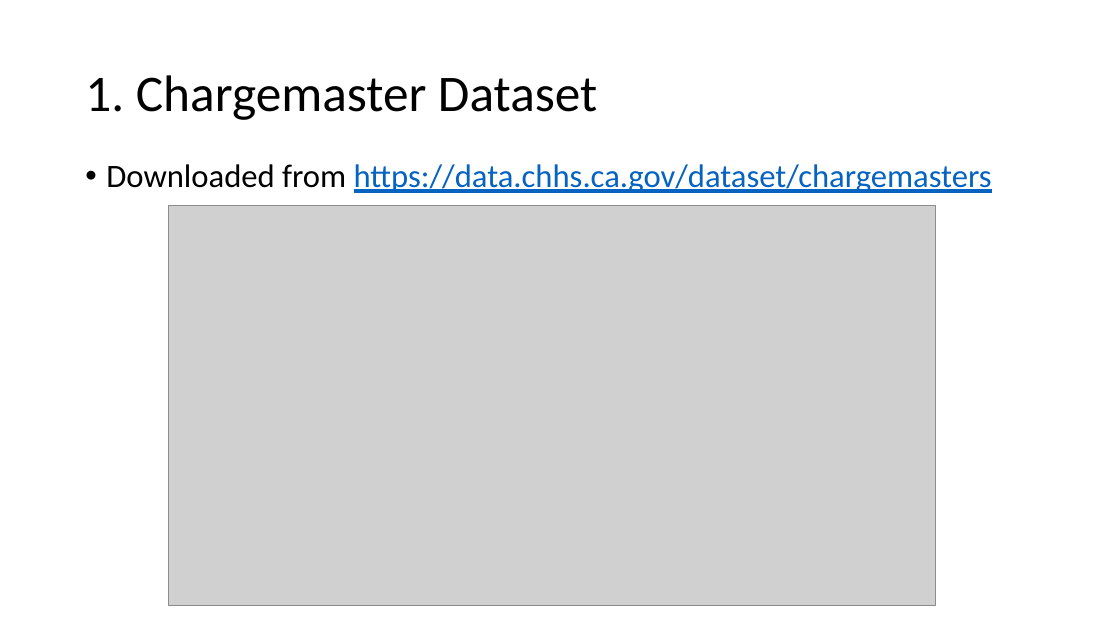
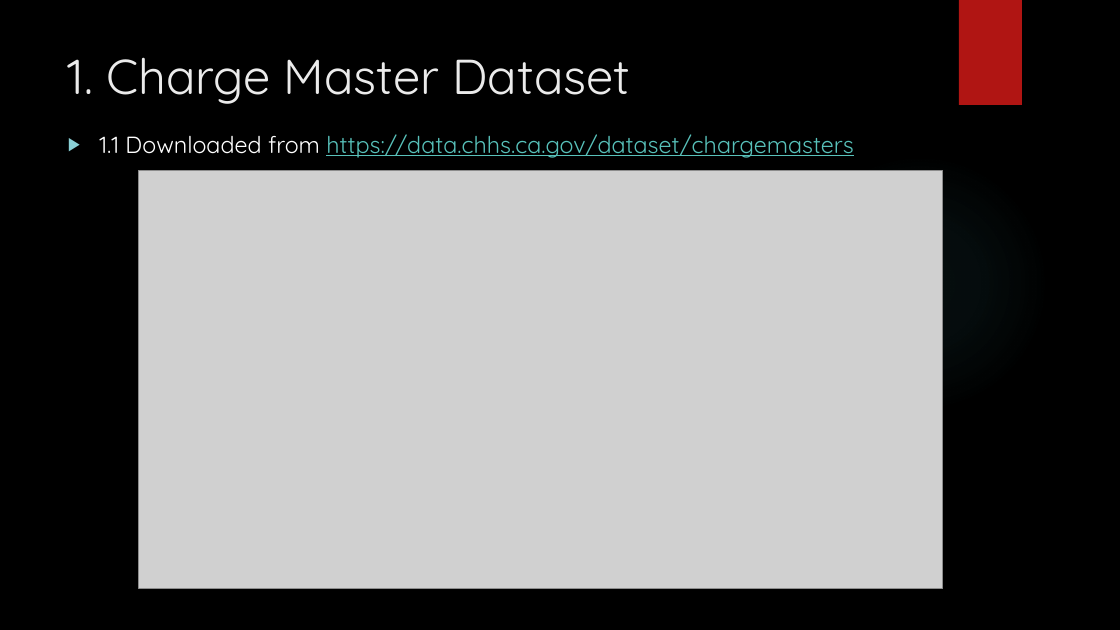
Before and after one commit to beatricetierra/CA-Hospital-Charges, a slide deck: slide 2 of DatasetsOverview.pptx. Drawn at 1120x630 pixels with LibreOffice and Linux fonts; fonts in the diff are those of the drawing; grey boxes stand for pictures; background and template pictures are left out. Boxes give left, top, right and bottom in pixels: in the first picture for what was removed or moved away, otherwise in the second. Text is boxed around its words. In the diff, an @@ line names an element or a change of style, - is before the commit and + after.

Commit message:
Clean up datasets and scripts. Removed files that are no longer needed. Updated DatsetsOverview.pptx to reflect current files.

```diff
--- a/DatasetsOverview.pptx
+++ b/DatasetsOverview.pptx
@@ background #FFFFFF to picture (left out) @@
@@ rectangle added at <box>959,0,1022,105</box>, fill #B01513 @@
@@ title "1. Charge Master Dataset" at <box>68,57,631,104</box>: vertical alignment middle to top @@
@@ title at <box>68,57,631,104</box>: text changed; size 44 to 42 pt; font Calibri to Quicksand; text colour #000000 to #EBEBEB @@
-1. Chargemaster Dataset
+1. Charge Master Dataset
@@ text at <box>99,134,853,158</box>: text changed; size 28 to 20 pt; font Calibri to Quicksand; text colour #0563C1 to #58C1BA @@
-• Downloaded from https://data.chhs.ca.gov/dataset/chargemasters
+▶ 1.1 Downloaded from https://data.chhs.ca.gov/dataset/chargemasters
@@ picture: place and size @@
-picture at <box>169,205,937,605</box>
+picture at <box>139,171,942,589</box>
@@ ellipse added at <box>791,154,1049,413</box>, fill gradient #50B9C1 @@
```
Also in this commit, not shown: 1 other slide changed, 10 slides added, 7 slides removed, 30 other files.
